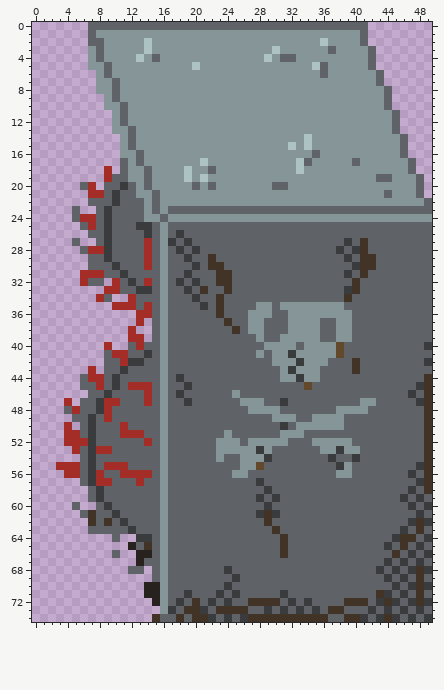
File history of a sprite sheet, dist/assets/grinder_front.png. This is how it looked before the edit.
The file is 50x75 pixels.
Now the later version:
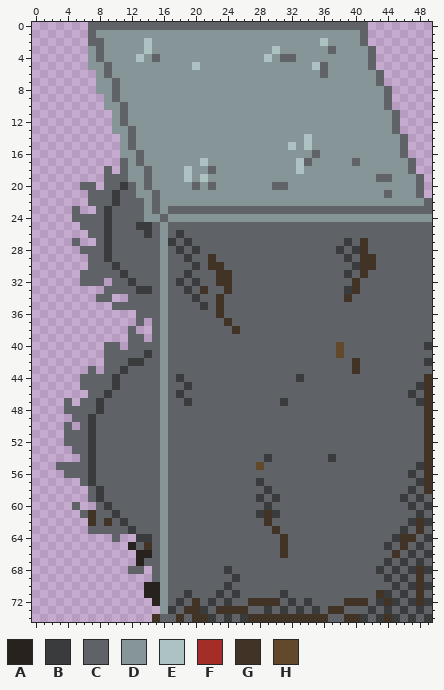
Palette (. is transparent): A #28221f  B #3a3b3d  C #5f6367  D #869598  E #acc2c3  F #a52d27  G #413325  H #63492c
Changes in this commit:
Changed rows in their new state; - is an unchanged pixel.
first column x 3:
18 ------C---------------------------------
19 ------C---------------------------------
20 ----C-----------------------------------
21 ----CC----------------------------------
24 ---CC-----------------------------------
25 ----C-----------------------------------
27 -----------C----------------------------
28 ----CC-----C----------------------------
29 -----------C----------------------------
30 -----------C----------------------------
31 ---CCC----------------------------------
32 ---C---C---C----------------------------
33 ------CC--------------------------------
34 -----C---C------------------------------
35 -------CCC-C-------------CC-CCCCCCCC----
36 ----------CC------------CCC--CCCCCCCC---
37 ----------C-------------CC---CCCC--CC---
38 ---------C--------------CC---CCCC--CC---
39 ---------CC--------------C--CCCCC--CC---
40 ------CC--C---------------CCCC-CCCC-----
41 -------CC----------------C-CCCCCCCC-----
42 --------C------------------CCCCCCC------
43 ----C-----------------------CCCCC-------
44 ----CC----------------------CC-CC-------
45 -----C---CCC-------------------C--------
46 -----------C----------C-----------------
47 -C----CC---C-----------CCC------------CC
48 --C---C-----------------CCCC-------CCCC-
49 ------C--------------------CCC--CCCC----
50 -C------C-------------------C-CCCCCC----
51 -CC-----CCC----------C------CCC---------
52 -CCC-------C--------CCC-CCCCC---CCCCC---
53 --C--CC-------------CCCCCCC------CCCCC--
54 --------------------C--CCC-----------C--
55 CCC---CCC--------------CC----------CC---
56 -CC--C--CCCC----------CC-----------CC---
57 -----CC---C-----------------------------
first column x 10:
66 .
